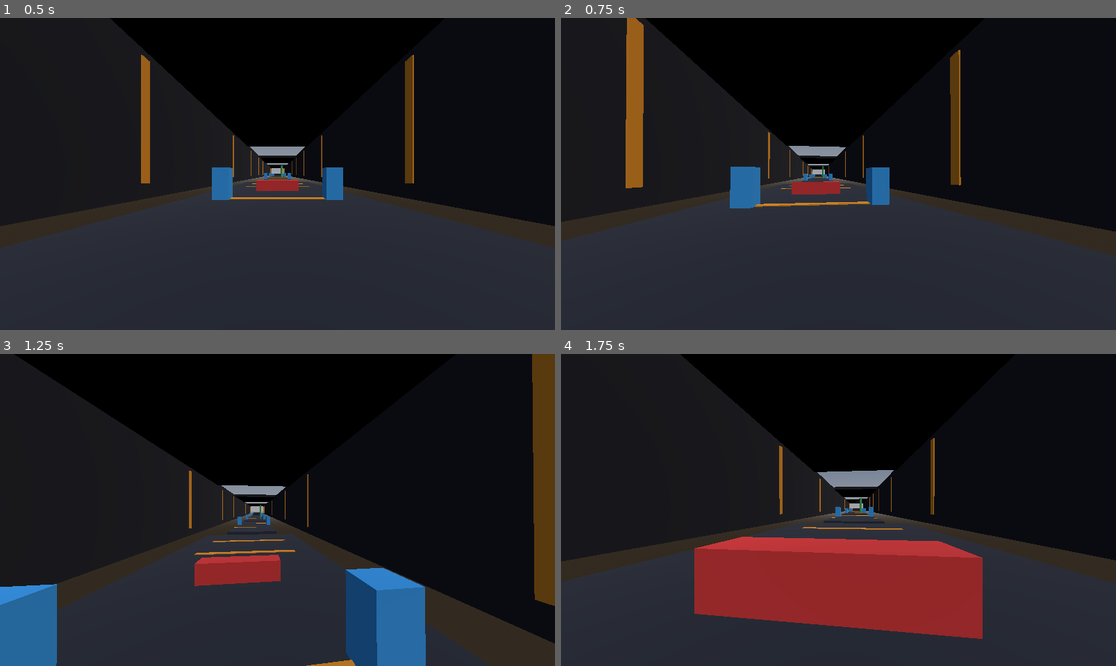
Above: before the commit, frames 1-4 (two rows, left to right).
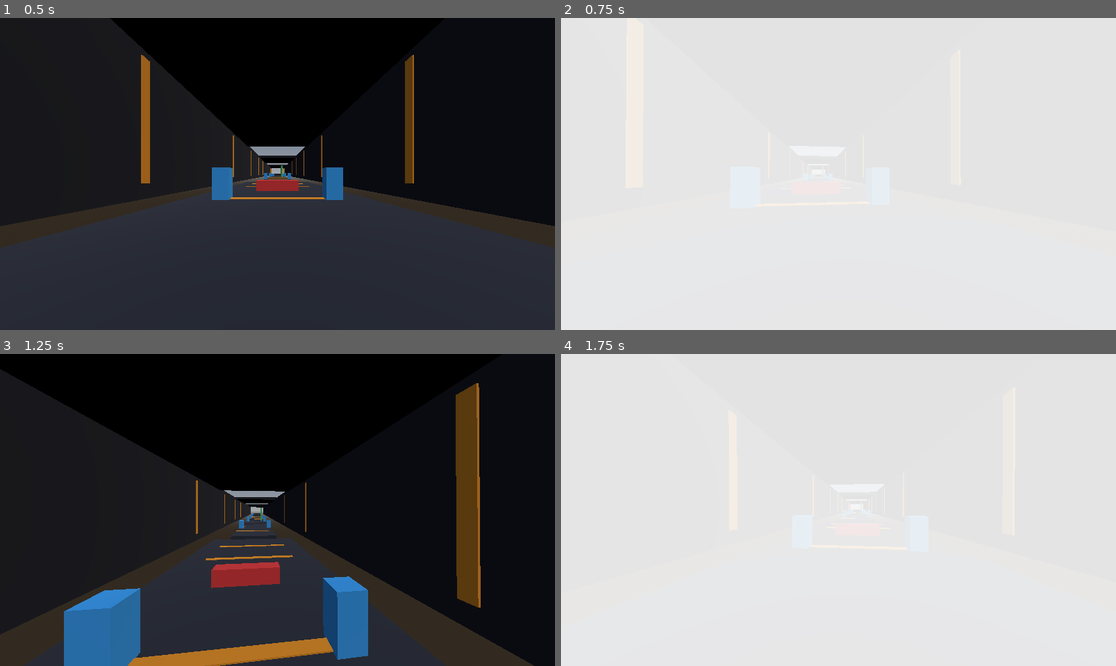
Above: after the commit, the same moments.

Repository: Crawford-Young/what-is-dark
Game: Godot game, scene res://scenes/slice.tscn
Two runs of this game, one before a commit and one after it. Both use one fixed random seed, a clock stepped at 60 frames per second and the inputs below.
Inputs (mouse positions are in pixels of both pictures, inside the frame that each line leads up to):
- Up to frame 1 (0.5 s): no input
- Up to frame 2 (0.75 s): tap Enter at 0.5 s; move the mouse to (866, 174) at 0.52 s; hold W (move_forward) from 0.53 s (still down); tap L at 0.6 s; click (866, 174) at 0.67 s
- Up to frame 3 (1.25 s): keep holding W (move_forward); tap Space (jump) at 0.77 s
- Up to frame 4 (1.75 s): keep holding W (move_forward); move the mouse to (810, 510) at 1.27 s; tap Q (glance) at 1.35 s; click (810, 510) at 1.42 s; tap Space (jump) at 1.52 s; tap L at 1.55 s

Frame 1 is identical in both runs. In frame 2, 100% of the frame differs, in the area x 0-100%, y 0-100%; in frame 3, 26%; in frame 4, 100%.

Commit message:
feat: false light-door loop-back — flash-masked teleport, lap counter, erosion applied
Co-Authored-By: Claude Fable 5 <noreply@anthropic.com>

Diff:
--- a/scenes/slice.tscn
+++ b/scenes/slice.tscn
@@ -562,3 +562,10 @@
 anchor_bottom = 1.0
 color = Color(0, 0, 0, 0)
 mouse_filter = 2
+
+[node name="White" type="ColorRect" parent="SwallowDirector"]
+anchors_preset = 15
+anchor_right = 1.0
+anchor_bottom = 1.0
+color = Color(1, 1, 1, 0)
+mouse_filter = 2
--- /dev/null
+++ b/scripts/logic/loop_logic.gd
@@ -0,0 +1,16 @@
+class_name LoopLogic
+extends RefCounted
+## Lap counting + the false light-door trigger (Phase 2 spec §4).
+## The door is a progress threshold, not an Area3D.
+
+const DOOR_PROGRESS := 895.0
+
+var loop_count := 0
+
+
+static func has_crossed_door(progress: float) -> bool:
+	return progress >= DOOR_PROGRESS
+
+
+func advance_loop() -> void:
+	loop_count += 1
--- a/scripts/player.gd
+++ b/scripts/player.gd
@@ -93,3 +93,7 @@
 	rotation.y = _yaw
 	_pitch = 0.0
 	_glance_amount = 0.0
+
+
+func shift_to(pos: Vector3) -> void:
+	global_position = pos
--- a/scripts/slice.gd
+++ b/scripts/slice.gd
@@ -7,9 +7,11 @@
 
 const MARKER_PROGRESSES: Array[float] = [0.0, 25.0, 50.0, 75.0, 100.0, 130.0, 160.0, 190.0]
 const FALL_Y := -6.0
+const VOID_START := -20.0
 
 var course := CourseLogic.new(MARKER_PROGRESSES)
-var void_logic := VoidLogic.new(-20.0)
+var void_logic := VoidLogic.new(VOID_START)
+var loop_logic := LoopLogic.new()
 var catch_armed := true
 
 @onready var _player: Player = $Player
@@ -40,6 +42,8 @@
 	if catch_armed and void_logic.has_caught(progress):
 		catch_armed = false
 		player_caught.emit()
+	if not _player.frozen and LoopLogic.has_crossed_door(progress):
+		($SwallowDirector as SwallowDirector).begin_loop(self, _player)
 
 
 func sync_void_wall() -> void:
@@ -61,3 +65,10 @@
 func _horizontal_dir(v: Vector3) -> Vector3:
 	var flat := Vector3(v.x, 0.0, v.z)
 	return flat.normalized() if flat.length_squared() > 0.000001 else Vector3.FORWARD
+
+
+func _unhandled_input(event: InputEvent) -> void:
+	if not OS.is_debug_build():
+		return
+	if event is InputEventKey and event.pressed and not event.echo and event.keycode == KEY_L:
+		($SwallowDirector as SwallowDirector).begin_loop(self, _player)
--- a/scripts/swallow_director.gd
+++ b/scripts/swallow_director.gd
@@ -10,8 +10,13 @@
 const FALL_FADE_OUT := 0.12
 const FALL_FADE_IN := 0.18
 const FALL_VOID_GAP := 6.0
+const LOOP_FLASH_OUT := 0.15
+const LOOP_FLASH_IN := 0.3
 
 @onready var _black: ColorRect = $Black
+@onready var _white: ColorRect = $White
+
+var _loop_active := false
 
 
 func begin_swallow(slice: Slice, player: Player) -> void:
@@ -58,3 +63,28 @@
 func _release(slice: Slice, player: Player) -> void:
 	player.frozen = false
 	slice.catch_armed = true
+
+
+func begin_loop(slice: Slice, player: Player) -> void:
+	if _loop_active or player.frozen:
+		return
+	_loop_active = true
+	var tween := create_tween()
+	tween.tween_property(_white, "color:a", 1.0, LOOP_FLASH_OUT)
+	tween.tween_callback(_loop_respawn.bind(slice, player))
+	tween.tween_property(_white, "color:a", 0.0, LOOP_FLASH_IN)
+	tween.tween_callback(_end_loop)
+
+
+func _loop_respawn(slice: Slice, player: Player) -> void:
+	player.shift_to(slice.respawn_position(0))
+	slice.loop_logic.advance_loop()
+	var loop := slice.loop_logic.loop_count
+	player.accel_scale = ErosionLogic.accel_multiplier(loop)
+	player.landing_retention = ErosionLogic.landing_retention(loop)
+	slice.void_logic.progress = Slice.VOID_START
+	slice.sync_void_wall()
+
+
+func _end_loop() -> void:
+	_loop_active = false
--- /dev/null
+++ b/tests/unit/test_loop_logic.gd
@@ -0,0 +1,21 @@
+extends GutTest
+
+
+func test_door_not_crossed_before_boundary() -> void:
+	assert_false(LoopLogic.has_crossed_door(894.9))
+
+
+func test_door_crossed_at_exact_boundary() -> void:
+	assert_true(LoopLogic.has_crossed_door(895.0))
+
+
+func test_door_crossed_past_boundary() -> void:
+	assert_true(LoopLogic.has_crossed_door(900.0))
+
+
+func test_advance_loop_increments() -> void:
+	var loop := LoopLogic.new()
+	assert_eq(loop.loop_count, 0)
+	loop.advance_loop()
+	loop.advance_loop()
+	assert_eq(loop.loop_count, 2)
Not shown, added: scripts/logic/loop_logic.gd.uid
Not shown, added: tests/unit/test_loop_logic.gd.uid
